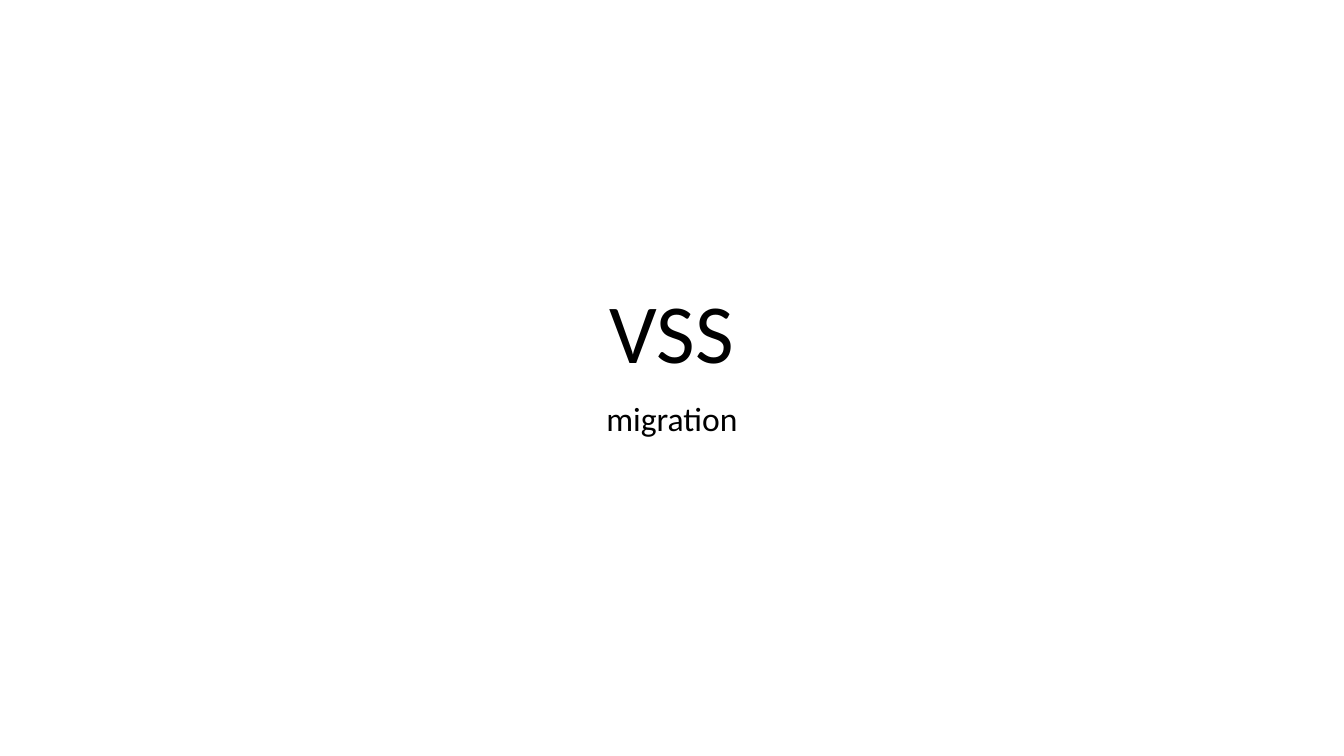
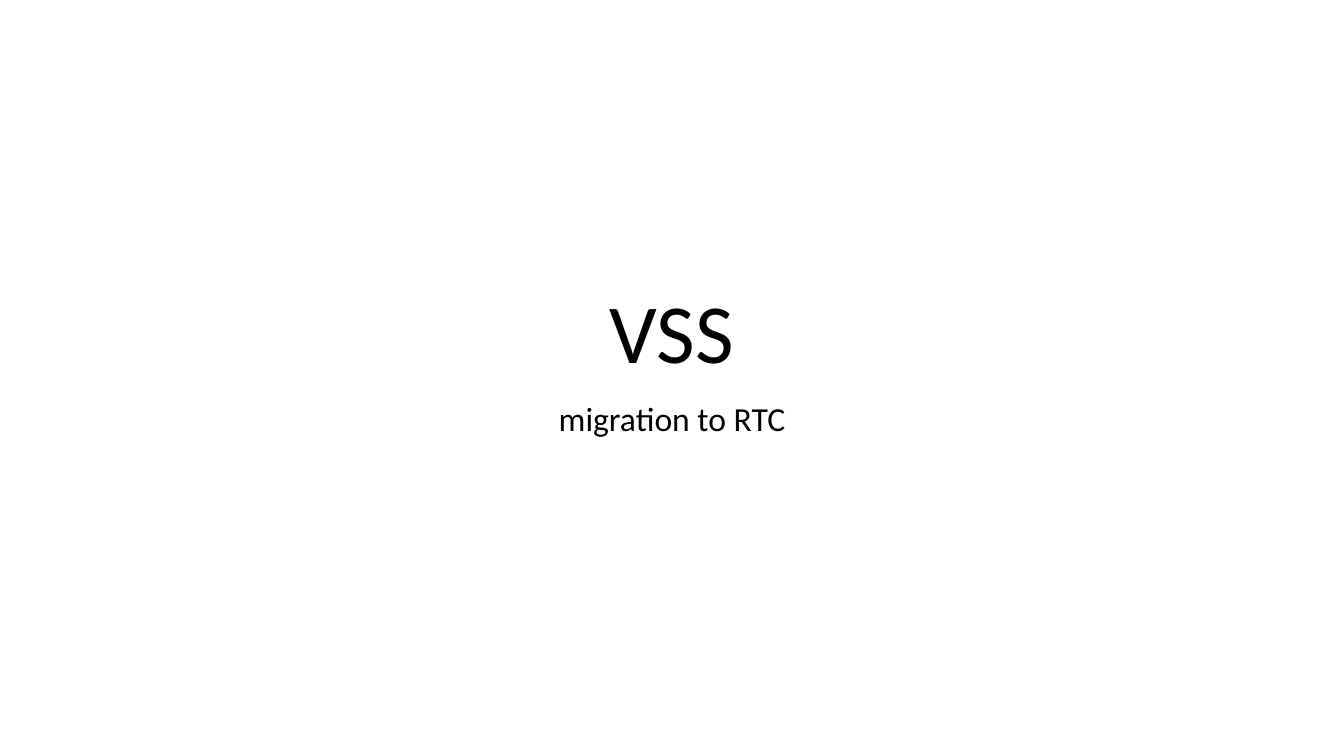
Before and after one commit to ajay04/vssCommit, a slide deck: slide 1 of Demo/Vss ppt.pptx. Drawn at 1344x756 pixels with LibreOffice and Linux fonts; fonts in the diff are those of the drawing. Boxes give left, top, right and bottom in pixels: in the first picture for what was removed or moved away, otherwise in the second. Text is boxed around its words. In the diff, an @@ line names an element or a change of style, - is before the commit and + after.

Commit message:
check out ppt 3

```diff
--- a/Demo/Vss ppt.pptx
+++ b/Demo/Vss ppt.pptx
@@ subtitle at <box>559,407,786,437</box>: text changed @@
-migration
+migration to RTC
```
